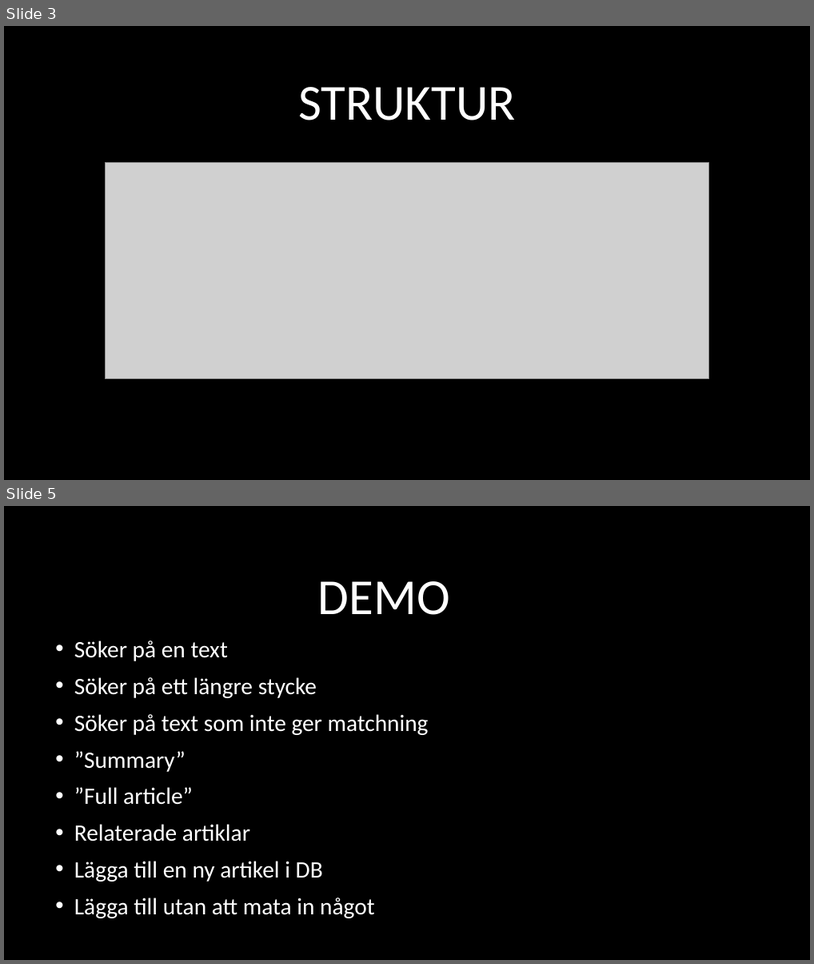
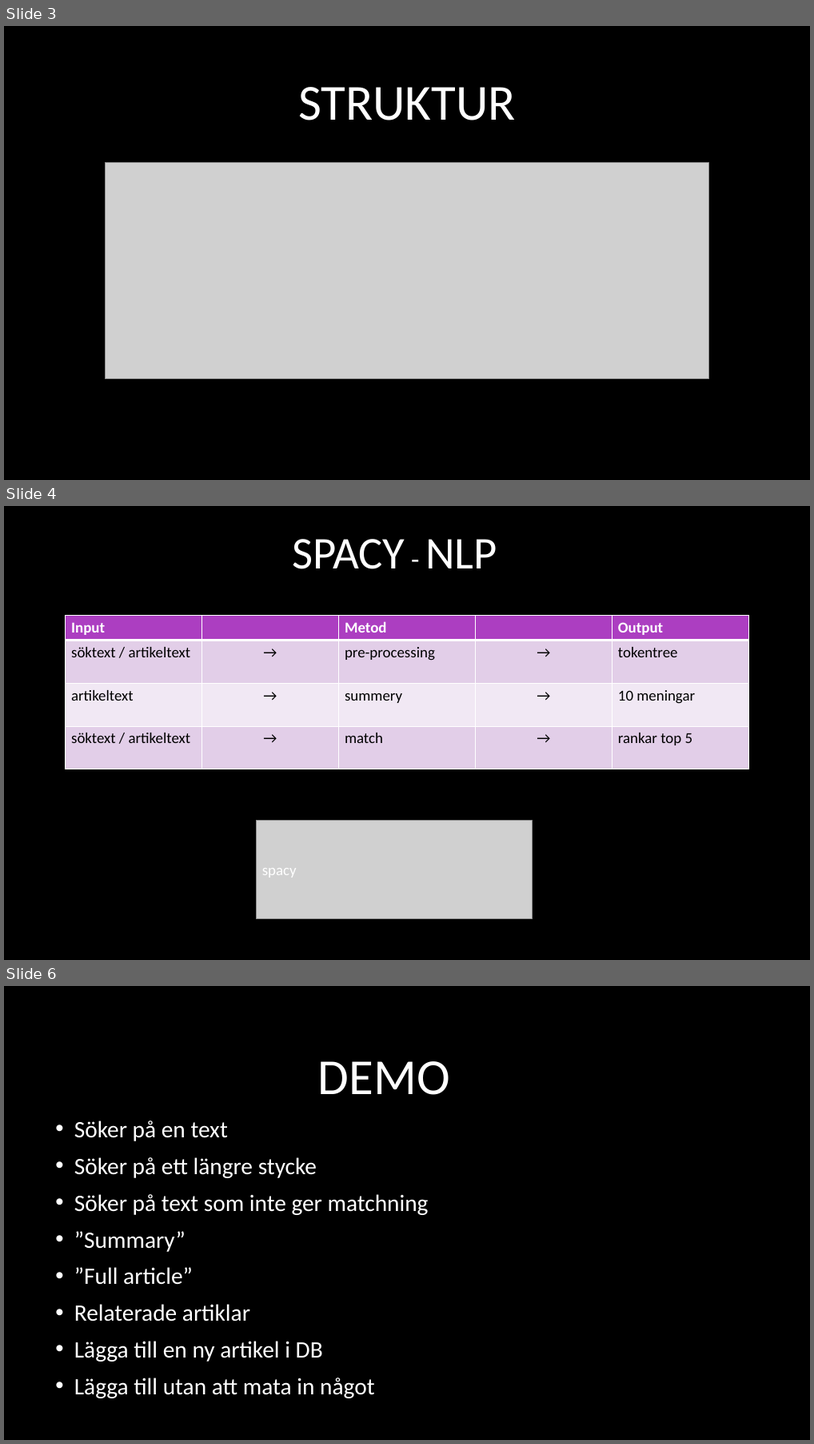
Before and after one commit to nextline501/Article-Finder, a slide deck: documentation/Grupp 3.pptx. Shown one above the other, each under a label of ours: slides 3 and 5 before the commit, slides 3, 4 and 6 after it; the slides between them are not shown. The pictures are 814x964 and 814x1444 pixels, drawn with LibreOffice and Linux fonts; fonts in the diff are those of the drawing; grey boxes stand for pictures; background and template pictures are left out. Boxes give left, top, right and bottom in pixels: in the first picture for what was removed or moved away, otherwise in the second. Text is boxed around its words. In the diff, an @@ line names an element or a change of style, - is before the commit and + after.

Commit message:
Spacy del i pptx

```diff
--- a/documentation/Grupp 3.pptx
+++ b/documentation/Grupp 3.pptx
@@ slide 4 added at [4,506,810,960], background picture (left out) @@
@@ title added at [292,539,498,569], 54 pt, text #FFFFFF @@
+SPACY - NLP
@@ table added at [65,616,749,767], 4 rows, 5 columns @@
+Input |  | Metod |  | Output
+söktext / artikeltext | → | pre-processing | → | tokentree
+artikeltext | → | summery | → | 10 meningar
+söktext / artikeltext | → | match | → | rankar top 5
@@ picture added at [256,820,532,919] @@
@@ text added at [262,868,297,877], 18 pt, text #FFFFFF @@
+spacy
@@ what was slide 5 is now slide 6 @@
```
Also in this commit, not shown: 1 other slide added, 1 slide removed.
